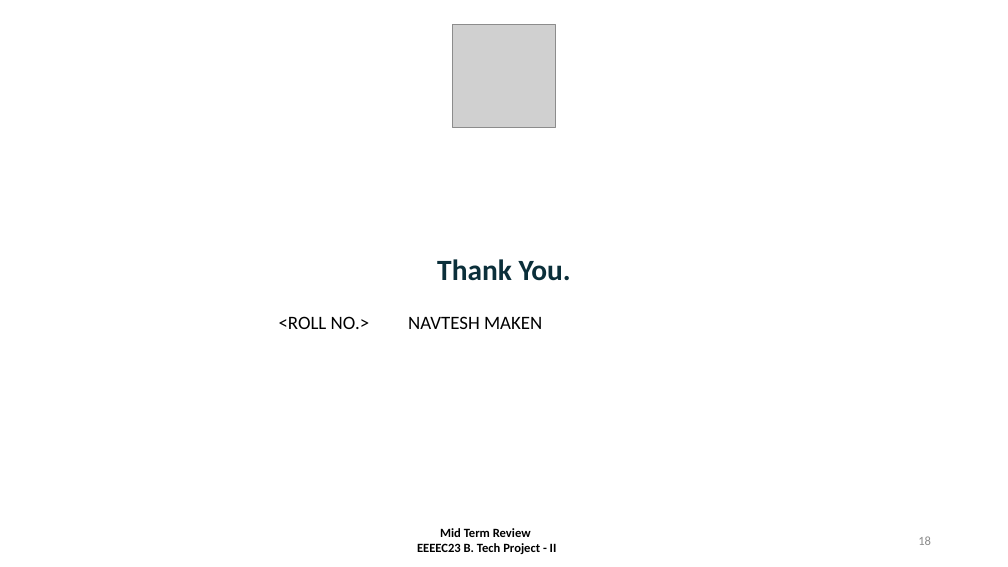
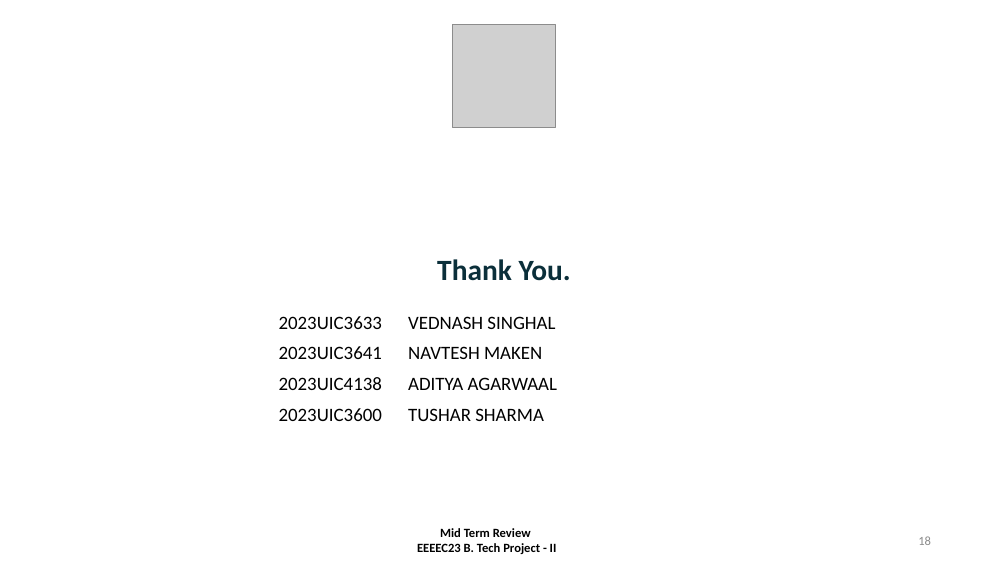
Before and after one commit to navtesh21/btp-project, a slide deck: slide 18 of nsut_deck.pptx. Drawn at 1008x567 pixels with LibreOffice and Linux fonts; fonts in the diff are those of the drawing; grey boxes stand for pictures. Boxes give left, top, right and bottom in pixels: in the first picture for what was removed or moved away, otherwise in the second. Text is boxed around its words. In the diff, an @@ line names an element or a change of style, - is before the commit and + after.

```diff
--- a/nsut_deck.pptx
+++ b/nsut_deck.pptx
@@ table at (271, 307, 737, 461) @@
-row 1: <ROLL NO.> | NAVTESH MAKEN
+row 1: 2023UIC3633 | VEDNASH SINGHAL
+row 2: 2023UIC3641 | NAVTESH MAKEN
+row 3: 2023UIC4138 | ADITYA AGARWAAL
+row 4: 2023UIC3600 | TUSHAR SHARMA
-row 3:  | 
-row 4:  | 
-row 5:  | 
```
Also in this commit, not shown: 6 other slides changed, 21 other files.
